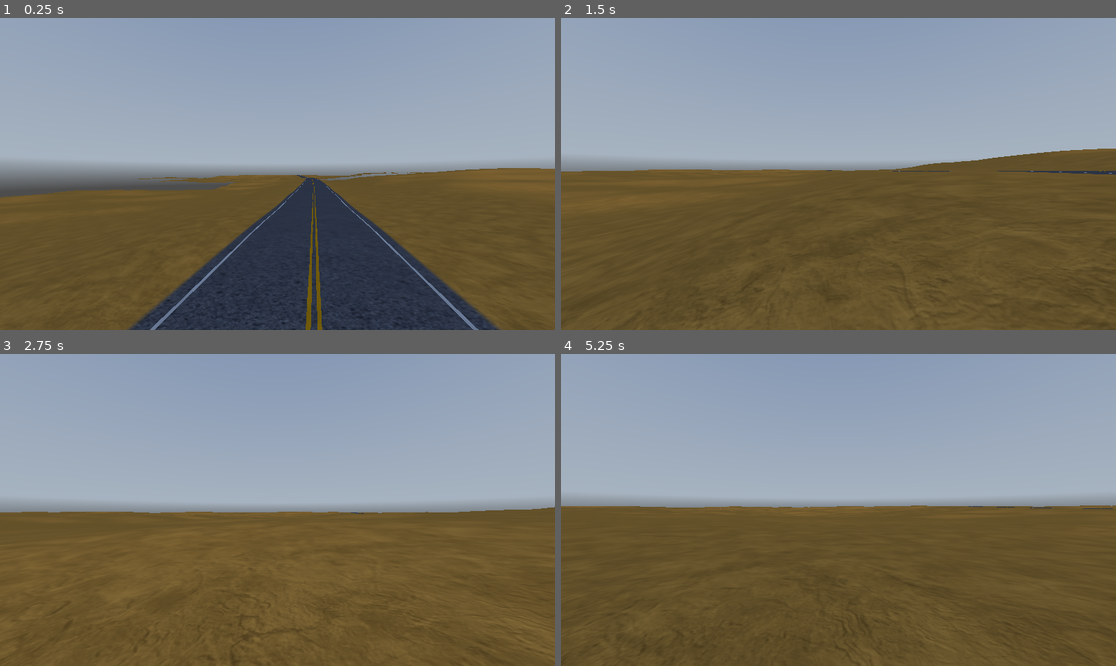
Above: before the commit, frames 1-4 (two rows, left to right).
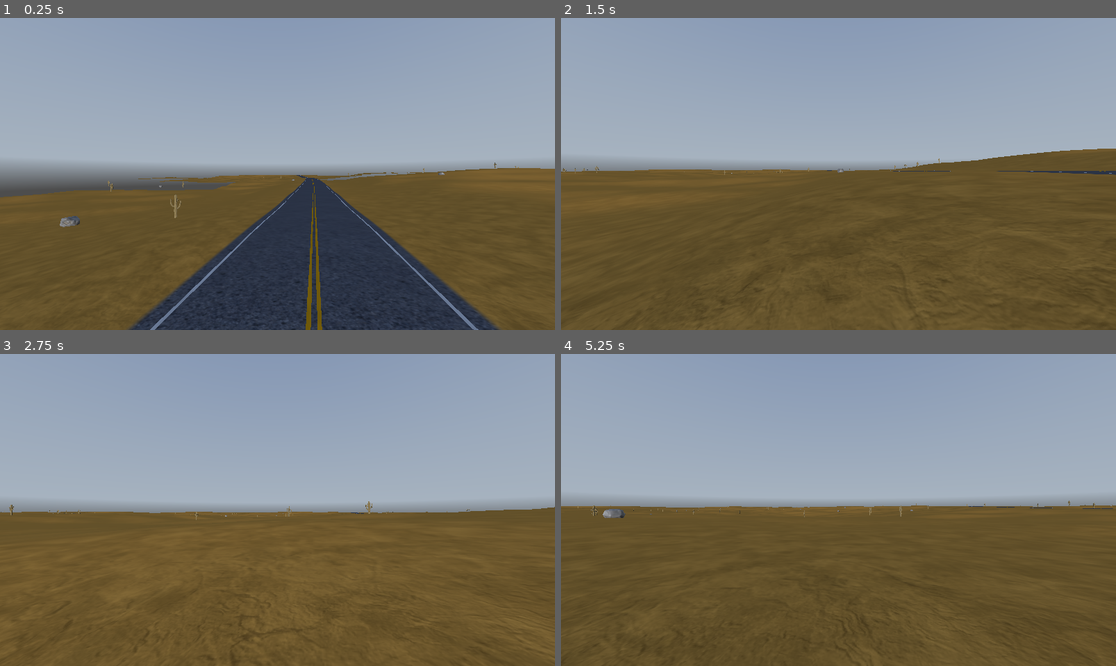
Above: after the commit, the same moments.

Repository: sola9/road-west
Game: Godot game, scene res://scenes/world.tscn
Two runs of this game, one before a commit and one after it. Both use one fixed random seed, a clock stepped at 60 frames per second and the inputs below. A sky picture missing from this copy of the repository is replaced by a grey-blue gradient.
Inputs (mouse positions are in pixels of both pictures, inside the frame that each line leads up to):
- Up to frame 1 (0.25 s): no input
- Up to frame 2 (1.5 s): move the mouse to (832, 180) at 0.52 s; hold Shift (sprint) 0.53-1.28 s; hold W (move_forward) from 0.53 s (still down); move the mouse to (877, 177) at 1.27 s; tap Shift (sprint) at 1.35 s
- Up to frame 3 (2.75 s): keep holding W (move_forward); move the mouse to (233, 506) at 2.02 s; hold Shift (sprint) from 2.03 s (still down)
- Up to frame 4 (5.25 s): move the mouse to (844, 510) at 2.77 s; release W (move_forward) at 2.78 s; release Shift (sprint) at 2.78 s; hold A (move_left) 2.78-3.53 s; tap Shift (sprint) at 2.85, 4.35 s; move the mouse to (816, 503) at 3.52 s; hold Shift (sprint) 3.53-4.28 s; hold W (move_forward) from 3.53 s (still down); move the mouse to (866, 510) at 4.27 s; move the mouse to (810, 510) at 5.02 s; hold Shift (sprint) from 5.03 s (still down)

The runs differ from the first frame. In frame 1, 0.2% of the frame differs, in the area x 10-94%, y 46-68%; in frame 2, less than 0.1%; in frame 3, less than 0.1%; in frame 4, 0.2%.

Commit message:
Added biome props
Implemented biome-based prop generation and added a few props.

Diff:
--- a/biomes/pale_desert.tres
+++ b/biomes/pale_desert.tres
@@ -1,6 +1,14 @@
 [gd_resource type="Resource" script_class="BiomeDefinition" format=3 uid="uid://cbd4ik38ghy8v"]
 
 [ext_resource type="Script" uid="uid://cs5i07eihn7hl" path="res://scripts/biomes/biome_definition.gd" id="1_gvo1j"]
+[ext_resource type="Script" uid="uid://c586xdl5v3xa" path="res://scripts/biomes/biome_prop_spawn_rule.gd" id="1_utxqk"]
+[ext_resource type="Resource" uid="uid://6567b72lbk0x" path="res://props/definitions/rock1.tres" id="2_kbpya"]
+
+[sub_resource type="Resource" id="Resource_62q1h"]
+script = ExtResource("1_utxqk")
+prop = ExtResource("2_kbpya")
+density_per_square_km = 75.0
+metadata/_custom_type_script = "uid://c586xdl5v3xa"
 
 [resource]
 script = ExtResource("1_gvo1j")
@@ -8,4 +16,5 @@
 selection_weight = 5.0
 debug_color = Color(0, 1, 0.95000005, 1)
 terrain_tint = Color(0.9359561, 0.8665607, 0.781824, 1)
+prop_rules = Array[ExtResource("1_utxqk")]([SubResource("Resource_62q1h")])
 metadata/_custom_type_script = "uid://cs5i07eihn7hl"
--- a/biomes/red_badlands.tres
+++ b/biomes/red_badlands.tres
@@ -1,6 +1,27 @@
 [gd_resource type="Resource" script_class="BiomeDefinition" format=3 uid="uid://bxax5msfqnon5"]
 
+[ext_resource type="Script" uid="uid://c586xdl5v3xa" path="res://scripts/biomes/biome_prop_spawn_rule.gd" id="1_mpvga"]
 [ext_resource type="Script" uid="uid://cs5i07eihn7hl" path="res://scripts/biomes/biome_definition.gd" id="1_tce04"]
+[ext_resource type="Resource" uid="uid://jtaa8knhwnxt" path="res://props/definitions/bush.tres" id="2_wq0pk"]
+[ext_resource type="Resource" uid="uid://6567b72lbk0x" path="res://props/definitions/rock1.tres" id="3_j6ahu"]
+[ext_resource type="Resource" uid="uid://bl2rtnjtq62ix" path="res://props/definitions/rock2.tres" id="4_wq0pk"]
+
+[sub_resource type="Resource" id="Resource_3kp4q"]
+script = ExtResource("1_mpvga")
+prop = ExtResource("2_wq0pk")
+metadata/_custom_type_script = "uid://c586xdl5v3xa"
+
+[sub_resource type="Resource" id="Resource_idkf4"]
+script = ExtResource("1_mpvga")
+prop = ExtResource("3_j6ahu")
+density_per_square_km = 50.0
+metadata/_custom_type_script = "uid://c586xdl5v3xa"
+
+[sub_resource type="Resource" id="Resource_8shxr"]
+script = ExtResource("1_mpvga")
+prop = ExtResource("4_wq0pk")
+density_per_square_km = 200.0
+metadata/_custom_type_script = "uid://c586xdl5v3xa"
 
 [resource]
 script = ExtResource("1_tce04")
@@ -10,4 +31,5 @@
 terrain_tint = Color(0.5072836, 0.19839272, 0.15745631, 1)
 sediment_enabled = true
 sediment_strength = 0.9
+prop_rules = Array[ExtResource("1_mpvga")]([SubResource("Resource_3kp4q"), SubResource("Resource_idkf4"), SubResource("Resource_8shxr")])
 metadata/_custom_type_script = "uid://cs5i07eihn7hl"
--- a/biomes/sandy_desert.tres
+++ b/biomes/sandy_desert.tres
@@ -1,6 +1,20 @@
 [gd_resource type="Resource" script_class="BiomeDefinition" format=3 uid="uid://rdwk5tbo7j6w"]
 
+[ext_resource type="Script" uid="uid://c586xdl5v3xa" path="res://scripts/biomes/biome_prop_spawn_rule.gd" id="1_iqkk3"]
 [ext_resource type="Script" uid="uid://cs5i07eihn7hl" path="res://scripts/biomes/biome_definition.gd" id="1_sjtrv"]
+[ext_resource type="Resource" uid="uid://c4obfxr4agk64" path="res://props/definitions/cactus.tres" id="2_jjr5a"]
+[ext_resource type="Resource" uid="uid://6567b72lbk0x" path="res://props/definitions/rock1.tres" id="3_v13ue"]
+
+[sub_resource type="Resource" id="Resource_j6ahu"]
+script = ExtResource("1_iqkk3")
+prop = ExtResource("2_jjr5a")
+density_per_square_km = 250.0
+metadata/_custom_type_script = "uid://c586xdl5v3xa"
+
+[sub_resource type="Resource" id="Resource_ord6o"]
+script = ExtResource("1_iqkk3")
+prop = ExtResource("3_v13ue")
+metadata/_custom_type_script = "uid://c586xdl5v3xa"
 
 [resource]
 script = ExtResource("1_sjtrv")
@@ -8,4 +22,5 @@
 selection_weight = 50.0
 debug_color = Color(1, 0.9666667, 0, 1)
 terrain_tint = Color(0.7794941, 0.55656993, 0.23585945, 1)
+prop_rules = Array[ExtResource("1_iqkk3")]([SubResource("Resource_j6ahu"), SubResource("Resource_ord6o")])
 metadata/_custom_type_script = "uid://cs5i07eihn7hl"
--- a/biomes/scrub_desert.tres
+++ b/biomes/scrub_desert.tres
@@ -1,6 +1,27 @@
 [gd_resource type="Resource" script_class="BiomeDefinition" format=3 uid="uid://cfxtuva34s7np"]
 
 [ext_resource type="Script" uid="uid://cs5i07eihn7hl" path="res://scripts/biomes/biome_definition.gd" id="1_cuxen"]
+[ext_resource type="Script" uid="uid://c586xdl5v3xa" path="res://scripts/biomes/biome_prop_spawn_rule.gd" id="1_x3ref"]
+[ext_resource type="Resource" uid="uid://6567b72lbk0x" path="res://props/definitions/rock1.tres" id="2_lx4ce"]
+[ext_resource type="Resource" uid="uid://c4obfxr4agk64" path="res://props/definitions/cactus.tres" id="3_hokbx"]
+[ext_resource type="Resource" uid="uid://jtaa8knhwnxt" path="res://props/definitions/bush.tres" id="4_58rag"]
+
+[sub_resource type="Resource" id="Resource_lx4ce"]
+script = ExtResource("1_x3ref")
+prop = ExtResource("2_lx4ce")
+metadata/_custom_type_script = "uid://c586xdl5v3xa"
+
+[sub_resource type="Resource" id="Resource_hokbx"]
+script = ExtResource("1_x3ref")
+prop = ExtResource("3_hokbx")
+density_per_square_km = 70.0
+metadata/_custom_type_script = "uid://c586xdl5v3xa"
+
+[sub_resource type="Resource" id="Resource_58rag"]
+script = ExtResource("1_x3ref")
+prop = ExtResource("4_58rag")
+density_per_square_km = 400.0
+metadata/_custom_type_script = "uid://c586xdl5v3xa"
 
 [resource]
 script = ExtResource("1_cuxen")
@@ -8,4 +29,5 @@
 selection_weight = 30.0
 debug_color = Color(0.29999995, 1, 0, 1)
 terrain_tint = Color(0.28349406, 0.2123827, 0.121415116, 1)
+prop_rules = Array[ExtResource("1_x3ref")]([SubResource("Resource_lx4ce"), SubResource("Resource_hokbx"), SubResource("Resource_58rag")])
 metadata/_custom_type_script = "uid://cs5i07eihn7hl"
--- /dev/null
+++ b/props/definitions/bush.tres
@@ -0,0 +1,11 @@
+[gd_resource type="Resource" script_class="BiomePropDefinition" format=3 uid="uid://jtaa8knhwnxt"]
+
+[ext_resource type="Script" uid="uid://cenoxd2vfvomg" path="res://scripts/biomes/biome_prop_definition.gd" id="1_1q5hv"]
+[ext_resource type="ArrayMesh" uid="uid://c2wlstx72clgd" path="res://assets/props/bush4.glb" id="1_hr66h"]
+
+[resource]
+script = ExtResource("1_1q5hv")
+prop_name = "Bush"
+spawn_seed_offset = 3
+mesh = ExtResource("1_hr66h")
+metadata/_custom_type_script = "uid://cenoxd2vfvomg"
--- /dev/null
+++ b/props/definitions/cactus.tres
@@ -0,0 +1,11 @@
+[gd_resource type="Resource" script_class="BiomePropDefinition" format=3 uid="uid://c4obfxr4agk64"]
+
+[ext_resource type="Script" uid="uid://cenoxd2vfvomg" path="res://scripts/biomes/biome_prop_definition.gd" id="1_l0s62"]
+[ext_resource type="ArrayMesh" uid="uid://pep6ymsevym3" path="res://assets/props/cactustextured.glb" id="1_pt4w7"]
+
+[resource]
+script = ExtResource("1_l0s62")
+prop_name = "Cactus"
+spawn_seed_offset = 37
+mesh = ExtResource("1_pt4w7")
+metadata/_custom_type_script = "uid://cenoxd2vfvomg"
--- /dev/null
+++ b/props/definitions/rock1.tres
@@ -0,0 +1,11 @@
+[gd_resource type="Resource" script_class="BiomePropDefinition" format=3 uid="uid://6567b72lbk0x"]
+
+[ext_resource type="ArrayMesh" uid="uid://bubrdc88kmiv6" path="res://assets/props/rock1.glb" id="1_klpd4"]
+[ext_resource type="Script" uid="uid://cenoxd2vfvomg" path="res://scripts/biomes/biome_prop_definition.gd" id="1_qch3s"]
+
+[resource]
+script = ExtResource("1_qch3s")
+prop_name = "Rock 1"
+spawn_seed_offset = 43
+mesh = ExtResource("1_klpd4")
+metadata/_custom_type_script = "uid://cenoxd2vfvomg"
--- /dev/null
+++ b/props/definitions/rock2.tres
@@ -0,0 +1,11 @@
+[gd_resource type="Resource" script_class="BiomePropDefinition" format=3 uid="uid://bl2rtnjtq62ix"]
+
+[ext_resource type="ArrayMesh" uid="uid://di1asn7t6ydp6" path="res://assets/props/rock2.glb" id="1_ehmbd"]
+[ext_resource type="Script" uid="uid://cenoxd2vfvomg" path="res://scripts/biomes/biome_prop_definition.gd" id="1_kkw7g"]
+
+[resource]
+script = ExtResource("1_kkw7g")
+prop_name = "Rock 2"
+spawn_seed_offset = 52
+mesh = ExtResource("1_ehmbd")
+metadata/_custom_type_script = "uid://cenoxd2vfvomg"
--- a/scenes/world.tscn
+++ b/scenes/world.tscn
@@ -15,6 +15,7 @@
 [ext_resource type="Resource" uid="uid://cfxtuva34s7np" path="res://biomes/scrub_desert.tres" id="7_pm21f"]
 [ext_resource type="Script" uid="uid://ri43l3nl6ysd" path="res://scripts/pause_menu.gd" id="9_7r4gi"]
 [ext_resource type="Script" uid="uid://cqtkwj08cr8ip" path="res://scripts/biomes/biome_generator.gd" id="10_w7kh3"]
+[ext_resource type="Script" uid="uid://mvtmsysa3htd" path="res://scripts/world/prop_manager.gd" id="13_dss4m"]
 
 [sub_resource type="CapsuleShape3D" id="CapsuleShape3D_rwgxs"]
 radius = 0.4
@@ -64,6 +65,13 @@
 road_chunk_scene = ExtResource("5_i7141")
 floating_origin = NodePath("../FloatingOrigin")
 render_distance = 16
+
+[node name="PropManager" type="Node3D" parent="." unique_id=1809188180 node_paths=PackedStringArray("player", "world_generator", "biome_generator", "floating_origin")]
+script = ExtResource("13_dss4m")
+player = NodePath("../Player")
+world_generator = NodePath("../WorldGenerator")
+biome_generator = NodePath("../BiomeGenerator")
+floating_origin = NodePath("../FloatingOrigin")
 
 [node name="Player" type="CharacterBody3D" parent="." unique_id=1307345321]
 script = ExtResource("3_4wyf3")
--- a/scripts/biomes/biome_definition.gd
+++ b/scripts/biomes/biome_definition.gd
@@ -51,6 +51,9 @@
 	Color(0.44, 0.16, 0.09, 1.0)
 ]
 
+@export_category("Props")
+
+@export var prop_rules: Array[BiomePropSpawnRule] = []
 
 func get_surface_tint(
 	world_y: float,
@@ -128,3 +131,21 @@
 		sediment_color,
 		sediment_strength
 	)
+
+func get_prop_density(
+	prop_definition: BiomePropDefinition
+) -> float:
+	if prop_definition == null:
+		return 0.0
+
+	for rule in prop_rules:
+		if rule == null:
+			continue
+
+		if rule.prop == prop_definition:
+			return maxf(
+				rule.density_per_square_km,
+				0.0
+			)
+
+	return 0.0
--- /dev/null
+++ b/scripts/biomes/biome_prop_definition.gd
@@ -0,0 +1,39 @@
+@tool
+class_name BiomePropDefinition
+extends Resource
+
+
+@export_category("Identity")
+
+@export var prop_name: String = "New Prop"
+
+# Give every prop type a different number.
+# This keeps procedural placement deterministic.
+@export var spawn_seed_offset: int = 0
+
+
+@export_category("Visual")
+
+@export var mesh: Mesh
+
+@export_range(0.05, 10.0, 0.05)
+var minimum_scale: float = 0.8
+
+@export_range(0.05, 10.0, 0.05)
+var maximum_scale: float = 1.2
+
+@export var random_y_rotation: bool = true
+
+# Useful if the imported model's base is not exactly at Y = 0.
+@export_range(-5.0, 5.0, 0.01, "suffix:m")
+var vertical_offset: float = 0.0
+
+
+@export_category("Placement")
+
+@export_range(0.0, 89.0, 1.0, "degrees")
+var maximum_slope_degrees: float = 35.0
+
+# Extra space beyond the asphalt edge.
+@export_range(0.0, 100.0, 0.5, "suffix:m")
+var road_clearance: float = 4.0
--- /dev/null
+++ b/scripts/biomes/biome_prop_spawn_rule.gd
@@ -0,0 +1,9 @@
+@tool
+class_name BiomePropSpawnRule
+extends Resource
+
+
+@export var prop: BiomePropDefinition
+
+@export_range(0.0, 10000.0, 1.0)
+var density_per_square_km: float = 100.0
--- /dev/null
+++ b/scripts/world/prop_chunk.gd
@@ -0,0 +1,87 @@
+class_name PropChunk
+extends Node3D
+
+
+var chunk_coordinate: Vector2i = Vector2i.ZERO
+var chunk_size: float = 128.0
+
+var absolute_origin_x: float = 0.0
+var absolute_origin_z: float = 0.0
+
+var floating_origin: FloatingOrigin
+
+
+func setup(
+	new_coordinate: Vector2i,
+	new_chunk_size: float,
+	new_floating_origin: FloatingOrigin
+) -> void:
+	chunk_coordinate = new_coordinate
+	chunk_size = new_chunk_size
+	floating_origin = new_floating_origin
+
+	absolute_origin_x = (
+		float(chunk_coordinate.x) * chunk_size
+		- chunk_size * 0.5
+	)
+
+	absolute_origin_z = (
+		float(chunk_coordinate.y) * chunk_size
+		- chunk_size * 0.5
+	)
+
+	position = Vector3(
+		floating_origin.absolute_to_local_x(
+			absolute_origin_x
+		),
+		0.0,
+		floating_origin.absolute_to_local_z(
+			absolute_origin_z
+		)
+	)
+
+	name = "PropChunk_%d_%d" % [
+		chunk_coordinate.x,
+		chunk_coordinate.y
+	]
+
+
+func add_prop_instances(
+	definition: BiomePropDefinition,
+	transforms: Array[Transform3D]
+) -> void:
+	if definition == null:
+		return
+
+	if definition.mesh == null:
+		return
+
+	if transforms.is_empty():
+		return
+
+	var multimesh := MultiMesh.new()
+
+	# Set the format before instance_count.
+	multimesh.transform_format = (
+		MultiMesh.TRANSFORM_3D
+	)
+
+	multimesh.mesh = definition.mesh
+	multimesh.instance_count = transforms.size()
+
+	for index in range(transforms.size()):
+		multimesh.set_instance_transform(
+			index,
+			transforms[index]
+		)
+
+	var instance := MultiMeshInstance3D.new()
+
+	instance.name = (
+		"%s_MultiMesh"
+		% definition.prop_name
+	)
+
+	instance.multimesh = multimesh
+
+	add_child(instance)
--- /dev/null
+++ b/scripts/world/prop_manager.gd
@@ -0,0 +1,688 @@
+class_name PropManager
+extends Node3D
+
+
+@export_category("References")
+
+@export var player: Node3D
+@export var world_generator: WorldGenerator
+@export var biome_generator: BiomeGenerator
+@export var floating_origin: FloatingOrigin
+
+
+@export_category("Streaming")
+
+@export_range(32.0, 512.0, 32.0, "suffix:m")
+var chunk_size: float = 128.0
+
+@export_range(1, 12, 1)
+var render_distance: int = 4
+
+@export_range(0, 4, 1)
+var unload_margin: int = 1
+
+
+@export_category("Generation Queue")
+
+@export_range(0.5, 20.0, 0.5)
+var generation_budget_ms: float = 2.0
+
+@export_range(1, 4, 1)
+var max_chunks_per_frame: int = 1
+
+
+@export_category("Placement")
+
+@export_range(0.25, 10.0, 0.25, "suffix:m")
+var slope_sample_distance: float = 2.0
+
+
+var loaded_chunks: Dictionary = {}
+var desired_chunks: Dictionary = {}
+var queued_chunks: Dictionary = {}
+
+var generation_queue: Array[Vector2i] = []
+
+var current_player_chunk: Vector2i = Vector2i.ZERO
+var has_current_player_chunk: bool = false
+
+
+var prop_definitions: Array[BiomePropDefinition] = []
+
+# BiomePropDefinition -> maximum density found in any biome.
+var maximum_density_by_prop: Dictionary = {}
+
+func _ready() -> void:
+	if player == null:
+		push_error(
+			"PropManager does not have a player assigned."
+		)
+		return
+
+	if world_generator == null:
+		push_error(
+			"PropManager does not have a WorldGenerator assigned."
+		)
+		return
+
+	if biome_generator == null:
+		push_error(
+			"PropManager does not have a BiomeGenerator assigned."
+		)
+		return
+
+	if floating_origin == null:
+		push_error(
+			"PropManager does not have a FloatingOrigin assigned."
+		)
+		return
+
+	world_generator.ensure_configured()
+
+	_build_prop_registry()
+
+	if not floating_origin.origin_shifted.is_connected(
+		_on_origin_shifted
+	):
+		floating_origin.origin_shifted.connect(
+			_on_origin_shifted
+		)
+
+	_update_chunks(true)
+
+func _process(_delta: float) -> void:
+	_update_chunks(false)
+	_process_generation_queue()
+
+func _build_prop_registry() -> void:
+	prop_definitions.clear()
+	maximum_density_by_prop.clear()
+
+	for biome in biome_generator.biomes:
+		if biome == null:
+			continue
+
+		for rule in biome.prop_rules:
+			if rule == null:
+				continue
+
+			if rule.prop == null:
+				continue
+
+			var definition: BiomePropDefinition = (
+				rule.prop
+			)
+
+			if not prop_definitions.has(
+				definition
+			):
+				prop_definitions.append(
+					definition
+				)
+
+			var current_maximum: float = float(
+				maximum_density_by_prop.get(
+					definition,
+					0.0
+				)
+			)
+
+			var rule_density := maxf(
+				rule.density_per_square_km,
+				0.0
+			)
+
+			if rule_density > current_maximum:
+				maximum_density_by_prop[
+					definition
+				] = rule_density
+
+func _world_position_to_chunk(
+	local_position: Vector3
+) -> Vector2i:
+	var absolute_x := (
+		floating_origin.local_to_absolute_x(
+			float(local_position.x)
+		)
+	)
+
+	var absolute_z := (
+		floating_origin.local_to_absolute_z(
+			float(local_position.z)
+		)
+	)
+
+	return Vector2i(
+		floori(
+			(absolute_x + chunk_size * 0.5)
+			/ chunk_size
+		),
+		floori(
+			(absolute_z + chunk_size * 0.5)
+			/ chunk_size
+		)
+	)
+
+func _update_chunks(force_update: bool) -> void:
+	var new_player_chunk := (
+		_world_position_to_chunk(
+			player.global_position
+		)
+	)
+
+	if (
+		not force_update
+		and has_current_player_chunk
+		and new_player_chunk
+			== current_player_chunk
+	):
+		return
+
+	current_player_chunk = new_player_chunk
+	has_current_player_chunk = true
+
+	desired_chunks.clear()
+
+	for offset_z in range(
+		-render_distance,
+		render_distance + 1
+	):
+		for offset_x in range(
+			-render_distance,
+			render_distance + 1
+		):
+			var coordinate := (
+				current_player_chunk
+				+ Vector2i(
+					offset_x,
+					offset_z
+				)
+			)
+
+			desired_chunks[coordinate] = true
+
+			if not loaded_chunks.has(
+				coordinate
+			):
+				_queue_chunk(coordinate)
+
+	var chunks_to_remove: Array[Vector2i] = []
+
+	for key in loaded_chunks.keys():
+		var coordinate: Vector2i = key
+
+		if _is_chunk_in_range(
+			coordinate,
+			render_distance + unload_margin
+		):
+			continue
+
+		chunks_to_remove.append(
+			coordinate
+		)
+
+	for coordinate in chunks_to_remove:
+		var chunk: PropChunk = (
+			loaded_chunks.get(coordinate)
+			as PropChunk
+		)
+
+		loaded_chunks.erase(coordinate)
+
+		if is_instance_valid(chunk):
+			chunk.queue_free()
+
+	_sort_generation_queue()
+
+func _is_chunk_in_range(
+	coordinate: Vector2i,
+	distance: int
+) -> bool:
+	var offset := (
+		coordinate - current_player_chunk
+	)
+
+	return (
+		absi(offset.x) <= distance
+		and absi(offset.y) <= distance
+	)
+
+func _queue_chunk(
+	coordinate: Vector2i
+) -> void:
+	if queued_chunks.has(coordinate):
+		return
+
+	if loaded_chunks.has(coordinate):
+		return
+
+	queued_chunks[coordinate] = true
+	generation_queue.append(coordinate)
+
+func _sort_generation_queue() -> void:
+	generation_queue.sort_custom(
+		_compare_chunk_priority
+	)
+
+
+func _compare_chunk_priority(
+	first: Vector2i,
+	second: Vector2i
+) -> bool:
+	return (
+		_get_chunk_distance_squared(first)
+		>
+		_get_chunk_distance_squared(second)
+	)
+
+
+func _get_chunk_distance_squared(
+	coordinate: Vector2i
+) -> int:
+	var offset := (
+		coordinate - current_player_chunk
+	)
+
+	return (
+		offset.x * offset.x
+		+ offset.y * offset.y
+	)
+
+func _process_generation_queue() -> void:
+	if generation_queue.is_empty():
+		return
+
+	var frame_start_usec := (
+		Time.get_ticks_usec()
+	)
+
+	var processed_count := 0
+
+	while (
+		not generation_queue.is_empty()
+		and processed_count
+			< max_chunks_per_frame
+	):
+		var elapsed_usec := (
+			Time.get_ticks_usec()
+			- frame_start_usec
+		)
+
+		if (
+			elapsed_usec
+			>= generation_budget_ms * 1000.0
+		):
+			break
+
+		var coordinate: Vector2i = (
+			generation_queue.pop_back()
+		)
+
+		queued_chunks.erase(coordinate)
+
+		if not desired_chunks.has(
+			coordinate
+		):
+			continue
+
+		if loaded_chunks.has(
+			coordinate
+		):
+			continue
+
+		_create_chunk(coordinate)
+
+		processed_count += 1
+
+func _create_chunk(
+	coordinate: Vector2i
+) -> void:
+	var chunk := PropChunk.new()
+
+	add_child(chunk)
+
+	chunk.setup(
+		coordinate,
+		chunk_size,
+		floating_origin
+	)
+
+	loaded_chunks[coordinate] = chunk
+
+	for definition in prop_definitions:
+		if definition == null:
+			continue
+
+		if definition.mesh == null:
+			continue
+
+		var transforms := (
+			_generate_prop_transforms(
+				chunk,
+				definition
+			)
+		)
+
+		chunk.add_prop_instances(
+			definition,
+			transforms
+		)
+
+func _generate_prop_transforms(
+	chunk: PropChunk,
+	definition: BiomePropDefinition
+) -> Array[Transform3D]:
+	var transforms: Array[Transform3D] = []
+
+	var maximum_density: float = float(
+		maximum_density_by_prop.get(
+			definition,
+			0.0
+		)
+	)
+
+	if maximum_density <= 0.0:
+		return transforms
+
+	var square_meters := (
+		chunk_size * chunk_size
+	)
+
+	var square_kilometers := (
+		square_meters / 1000000.0
+	)
+
+	var expected_candidates := (
+		maximum_density
+		* square_kilometers
+	)
+
+	var candidate_count := floori(
+		expected_candidates
+	)
+
+	var fractional_candidate := (
+		expected_candidates
+		- float(candidate_count)
+	)
+
+	var random := RandomNumberGenerator.new()
+
+	random.seed = _get_prop_seed(
+		chunk.chunk_coordinate,
+		definition.spawn_seed_offset
+	)
+
+	if random.randf() < fractional_candidate:
+		candidate_count += 1
+
+	for _candidate_index in range(
+		candidate_count
+	):
+		var local_x := random.randf_range(
+			0.0,
+			chunk_size
+		)
+
+		var local_z := random.randf_range(
+			0.0,
+			chunk_size
+		)
+
+		var world_x := (
+			chunk.absolute_origin_x
+			+ local_x
+		)
+
+		var world_z := (
+			chunk.absolute_origin_z
+			+ local_z
+		)
+
+		var biome_sample := (
+			biome_generator.sample(
+				world_x,
+				world_z
+			)
+		)
+
+		var local_density := (
+			_get_local_prop_density(
+				definition,
+				biome_sample
+			)
+		)
+
+		if local_density <= 0.0:
+			continue
+
+		var spawn_probability := clampf(
+			local_density
+			/ maximum_density,
+			0.0,
+			1.0
+		)
+
+		if random.randf() > spawn_probability:
+			continue
+
+		if not _passes_road_clearance(
+			definition,
+			world_x,
+			world_z
+		):
+			continue
+
+		var height := (
+			world_generator.get_world_height(
+				world_x,
+				world_z
+			)
+		)
+
+		if not _passes_slope_check(
+			definition,
+			world_x,
+			world_z
+		):
+			continue
+
+		var scale := random.randf_range(
+			definition.minimum_scale,
+			definition.maximum_scale
+		)
+
+		var yaw := 0.0
+
+		if definition.random_y_rotation:
+			yaw = random.randf_range(
+				0.0,
+				TAU
+			)
+
+		var basis := Basis(
+			Vector3.UP,
+			yaw
+		)
+
+		basis = basis.scaled(
+			Vector3.ONE * scale
+		)
+
+		var local_position := Vector3(
+			local_x,
+			height
+				+ definition.vertical_offset,
+			local_z
+		)
+
+		transforms.append(
+			Transform3D(
+				basis,
+				local_position
+			)
+		)
+
+	return transforms
+
+func _get_local_prop_density(
+	definition: BiomePropDefinition,
+	sample: BiomeSample
+) -> float:
+	if sample == null:
+		return 0.0
+
+	if sample.primary_biome == null:
+		return 0.0
+
+	var primary_density := (
+		sample.primary_biome.get_prop_density(
+			definition
+		)
+	)
+
+	var secondary_density := 0.0
+
+	if sample.secondary_biome != null:
+		secondary_density = (
+			sample.secondary_biome
+				.get_prop_density(
+					definition
+				)
+		)
+
+	return (
+		primary_density
+			* sample.primary_weight
+		+
+		secondary_density
+			* sample.secondary_weight
+	)
+
+func _get_prop_seed(
+	coordinate: Vector2i,
+	prop_seed_offset: int
+) -> int:
+	var result: int = (
+		world_generator.world_seed
+	)
+
+	result ^= (
+		coordinate.x * 73856093
+	)
+
+	result ^= (
+		coordinate.y * 19349663
+	)
+
+	result ^= (
+		prop_seed_offset * 83492791
+	)
+
+	return result
+
+func _passes_road_clearance(
+	definition: BiomePropDefinition,
+	world_x: float,
+	world_z: float
+) -> bool:
+	var road_center_x := (
+		world_generator.get_road_center_x(
+			world_z
+		)
+	)
+
+	var distance_from_center := absf(
+		world_x - road_center_x
+	)
+
+	var minimum_distance := (
+		world_generator.road_width * 0.5
+		+ definition.road_clearance
+	)
+
+	return (
+		distance_from_center
+		>= minimum_distance
+	)
+
+func _passes_slope_check(
+	definition: BiomePropDefinition,
+	world_x: float,
+	world_z: float
+) -> bool:
+	if (
+		definition.maximum_slope_degrees
+		>= 89.0
+	):
+		return true
+
+	var distance := slope_sample_distance
+
+	var left_height := (
+		world_generator.get_world_height(
+			world_x - distance,
+			world_z
+		)
+	)
+
+	var right_height := (
+		world_generator.get_world_height(
+			world_x + distance,
+			world_z
+		)
+	)
+
+	var back_height := (
+		world_generator.get_world_height(
+			world_x,
+			world_z - distance
+		)
+	)
+
+	var forward_height := (
+		world_generator.get_world_height(
+			world_x,
+			world_z + distance
+		)
+	)
+
+	var normal := Vector3(
+		left_height - right_height,
+		distance * 2.0,
+		back_height - forward_height
+	).normalized()
+
+	var slope_radians := acos(
+		clampf(
+			normal.dot(Vector3.UP),
+			-1.0,
+			1.0
+		)
+	)
+
+	var slope_degrees := rad_to_deg(
+		slope_radians
+	)
+
+	return (
+		slope_degrees
+		<= definition.maximum_slope_degrees
+	)
+
+func _on_origin_shifted(
+	shift: Vector3
+) -> void:
+	for key in loaded_chunks.keys():
+		var coordinate: Vector2i = key
+
+		var chunk: PropChunk = (
+			loaded_chunks.get(coordinate)
+			as PropChunk
+		)
+
+		if not is_instance_valid(chunk):
+			continue
+
+		chunk.global_position -= shift
+		chunk.reset_physics_interpolation()
Binary file added: assets/props/bush4.glb
Not shown, added: assets/props/bush4.glb.import
Binary file added: assets/props/bush4_diffuse.png
Not shown, added: assets/props/bush4_diffuse.png.import
Binary file added: assets/props/cactustextured.glb
Not shown, added: assets/props/cactustextured.glb.import
Binary file added: assets/props/cactustextured_cactus_Material.png
Not shown, added: assets/props/cactustextured_cactus_Material.png.import
Binary file added: assets/props/rock1.glb
Not shown, added: assets/props/rock1.glb.import
Binary file added: assets/props/rock1_rock_diffuse.png
Not shown, added: assets/props/rock1_rock_diffuse.png.import
(and 8 more such lines)
